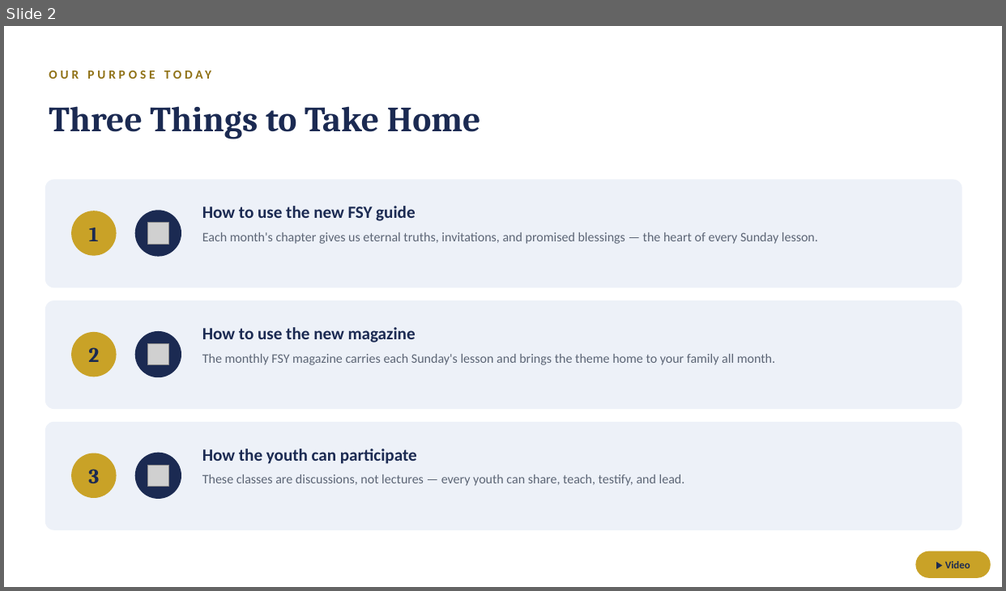
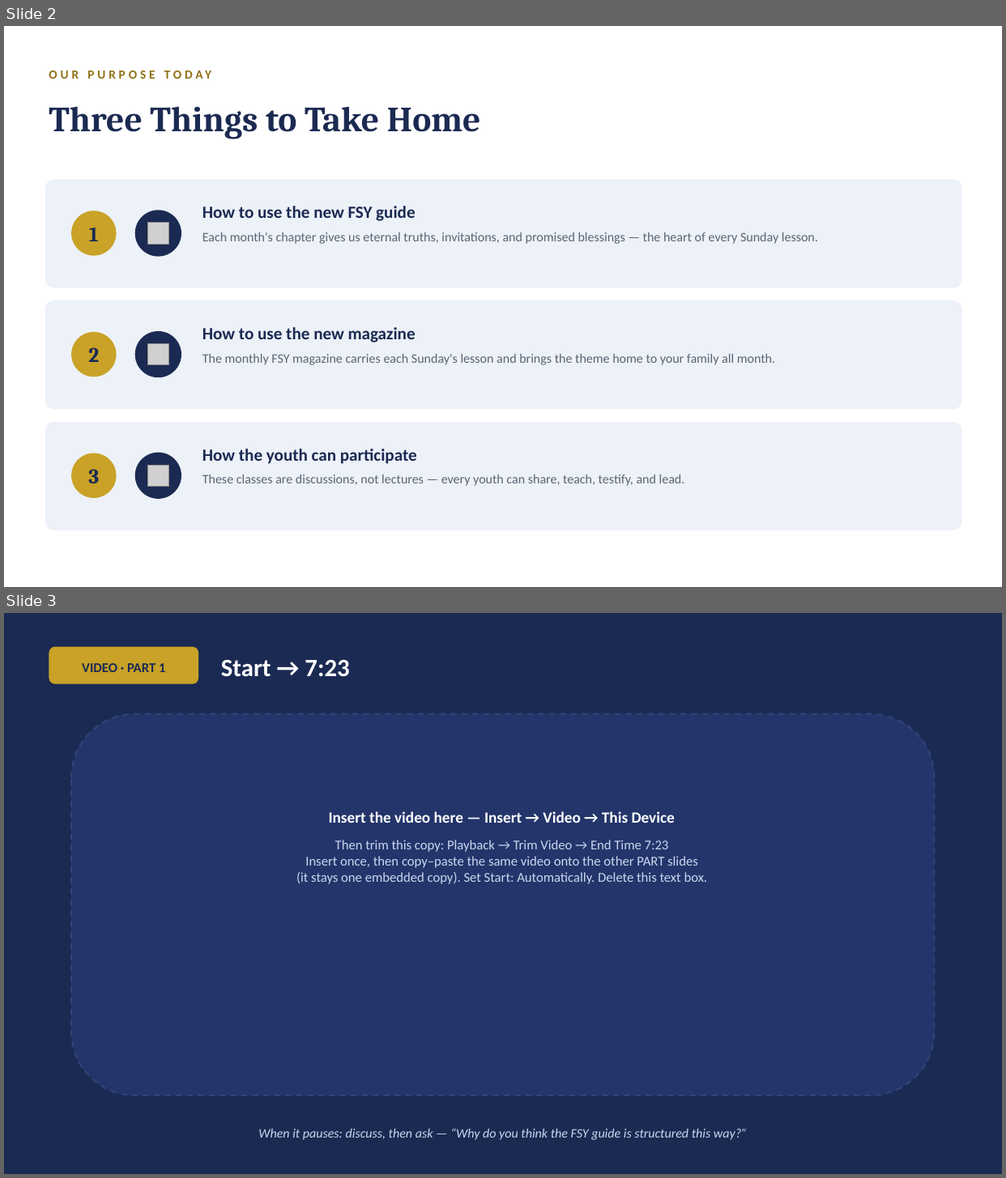
Before and after one commit to hblaylock1/parmagirlscamp, a slide deck: new-sunday-youth-curriculum.pptx. Shown one above the other, each under a label of ours: slide 2 before the commit, slides 2 and 3 after it. The pictures are 1006x591 and 1006x1178 pixels, drawn with LibreOffice and Linux fonts; fonts in the diff are those of the drawing; grey boxes stand for pictures. Boxes give left, top, right and bottom in pixels: in the first picture for what was removed or moved away, otherwise in the second. Text is boxed around its words. In the diff, an @@ line names an element or a change of style, - is before the commit and + after.

```diff
--- a/new-sunday-youth-curriculum.pptx
+++ b/new-sunday-youth-curriculum.pptx
@@ slide 3 added at bbox=[4, 613, 1002, 1174], background #1B2A52 @@
@@ rounded rectangle added at bbox=[49, 647, 198, 684], fill #C9A227 @@
@@ text added at bbox=[221, 659, 349, 677], 24 pt, text #FFFFFF, bold @@
+Start → 7:23
@@ text added at bbox=[82, 663, 165, 672], 13 pt, text #1B2A52, bold @@
+VIDEO · PART 1
@@ rounded rectangle added at bbox=[71, 714, 935, 1096], fill #24356B, outline #31437A 1.5 pt dashed @@
@@ text added at bbox=[296, 811, 708, 884], 13 pt, text #C9D6EF @@
+Insert the video here — Insert → Video → This Device
+Then trim this copy: Playback → Trim Video → End Time 7:23
+Insert once, then copy–paste the same video onto the other PART slides
+(it stays one embedded copy). Set Start: Automatically. Delete this text box.
@@ text added at bbox=[258, 1128, 747, 1140], 12.5 pt, text #C9D6EF, italic @@
+When it pauses: discuss, then ask — “Why do you think the FSY guide is structured this way?”
@@ slide 2 changed as well @@
@@ rounded rectangle removed at bbox=[916, 552, 991, 578] @@
-▶ Video
```
Also in this commit, not shown: 17 other slides changed, 4 other slides added, 2 slides removed, 1 other file.
